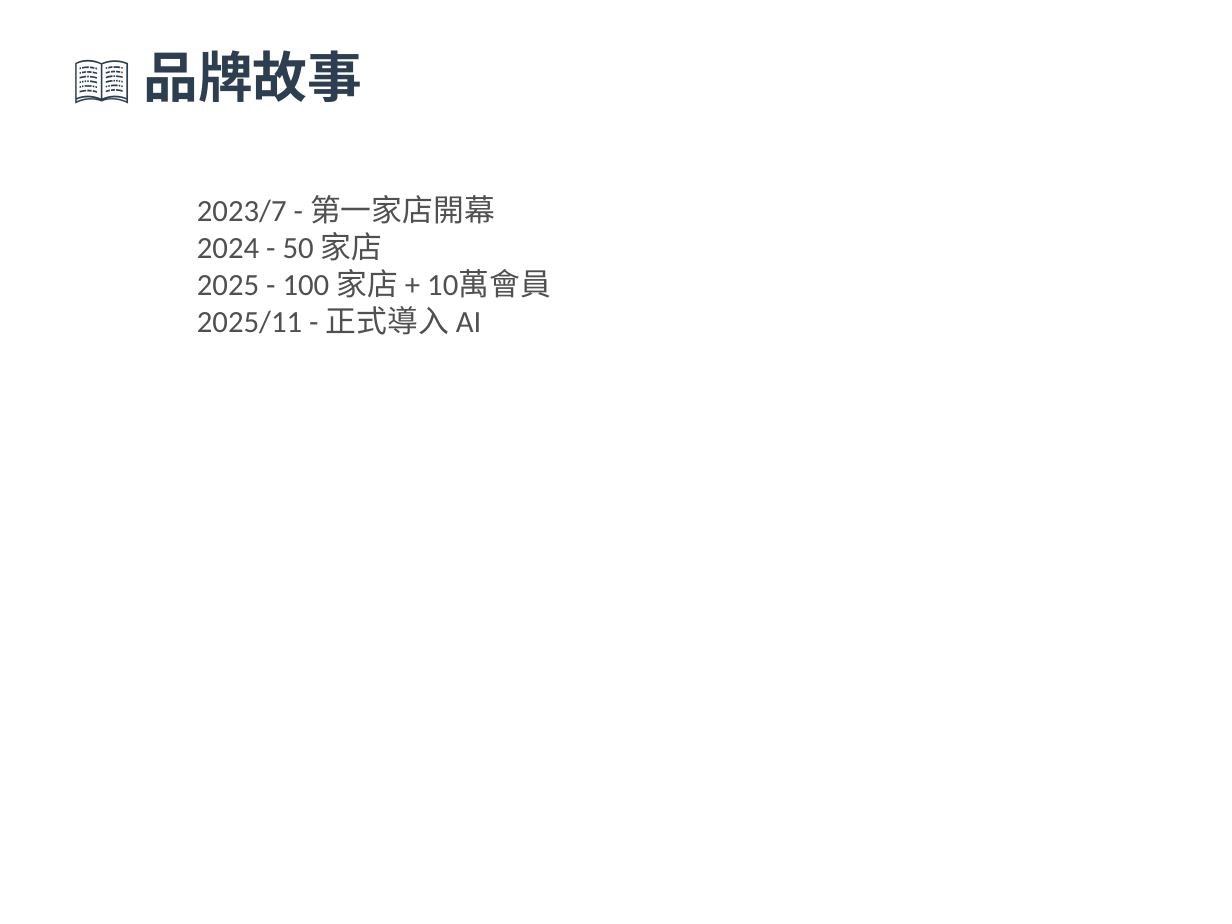
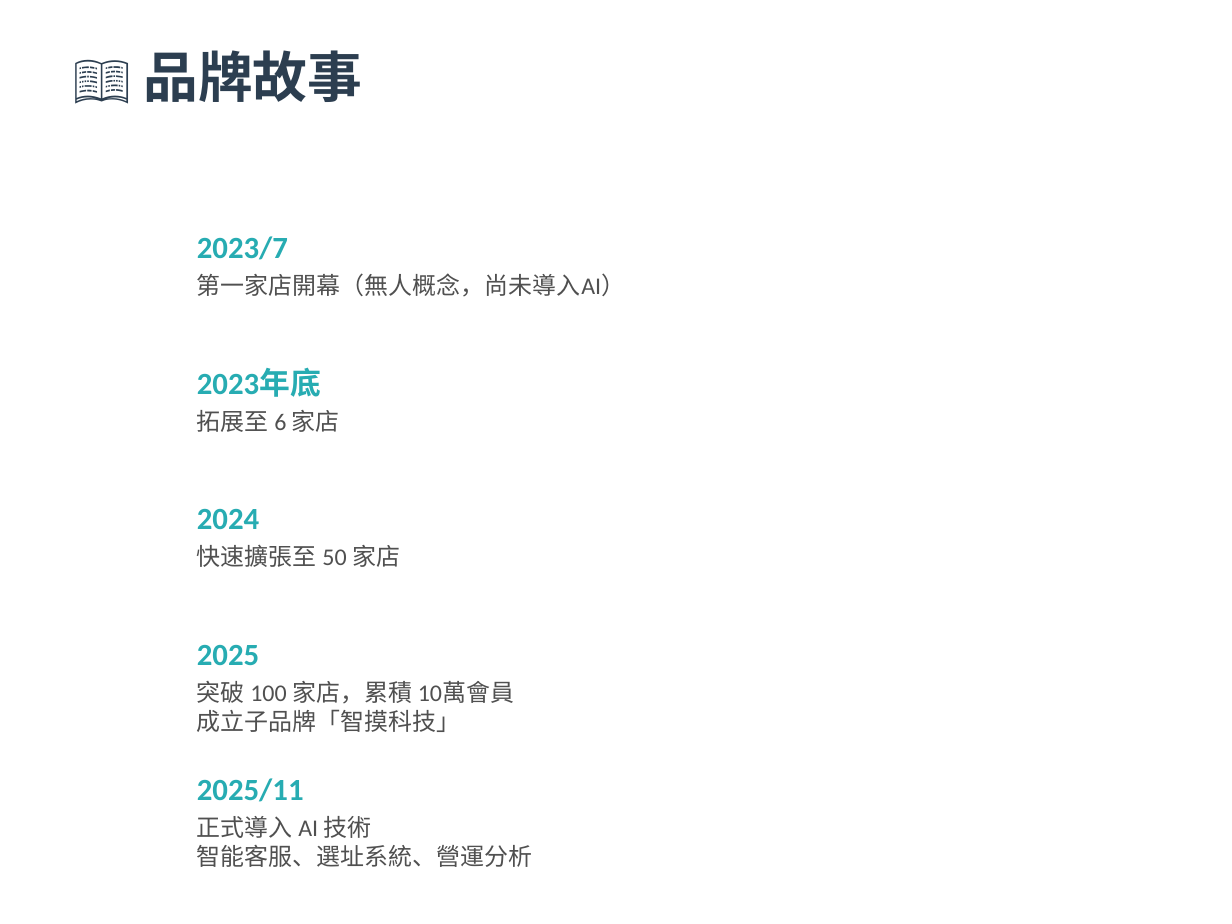
Before and after one commit to ken0900101318-beep/company-training, a slide deck: slide 3 of 遊戲家新人教育訓練（完整版 v2.1 - 24張）.pptx. Drawn at 1232x924 pixels with LibreOffice and Linux fonts; fonts in the diff are those of the drawing. Boxes give left, top, right and bottom in pixels: in the first picture for what was removed or moved away, otherwise in the second. Text is boxed around its words. In the diff, an @@ line names an element or a change of style, - is before the commit and + after.

```diff
--- a/遊戲家新人教育訓練（完整版 v2.1 - 24張）.pptx
+++ b/遊戲家新人教育訓練（完整版 v2.1 - 24張）.pptx
@@ text at [197, 236, 288, 260]: text changed; text colour #505050 to #27ACB2; bold on @@
-2023/7 - 第一家店開幕
-2024 - 50 家店
-2025 - 100 家店 + 10萬會員
-2025/11 - 正式導入 AI
+2023/7
@@ text added at [197, 273, 625, 296], 14 pt, text #505050 @@
+第一家店開幕（無人概念，尚未導入AI）
@@ text added at [197, 368, 321, 397], 18 pt, text #27ACB2, bold @@
+2023年底
@@ text added at [197, 410, 340, 432], 14 pt, text #505050 @@
+拓展至 6 家店
@@ text added at [197, 509, 259, 529], 18 pt, text #27ACB2, bold @@
+2024
@@ text added at [197, 545, 400, 567], 14 pt, text #505050 @@
+快速擴張至 50 家店
@@ text added at [197, 645, 259, 666], 18 pt, text #27ACB2, bold @@
+2025
@@ text added at [197, 681, 514, 732], 14 pt, text #505050 @@
+突破 100 家店，累積 10萬會員
+成立子品牌「智摸科技」
@@ text added at [197, 778, 304, 802], 18 pt, text #27ACB2, bold @@
+2025/11
@@ text added at [197, 816, 533, 867], 14 pt, text #505050 @@
+正式導入 AI 技術
+智能客服、選址系統、營運分析
```
Also in this commit, not shown: 22 other slides changed.
